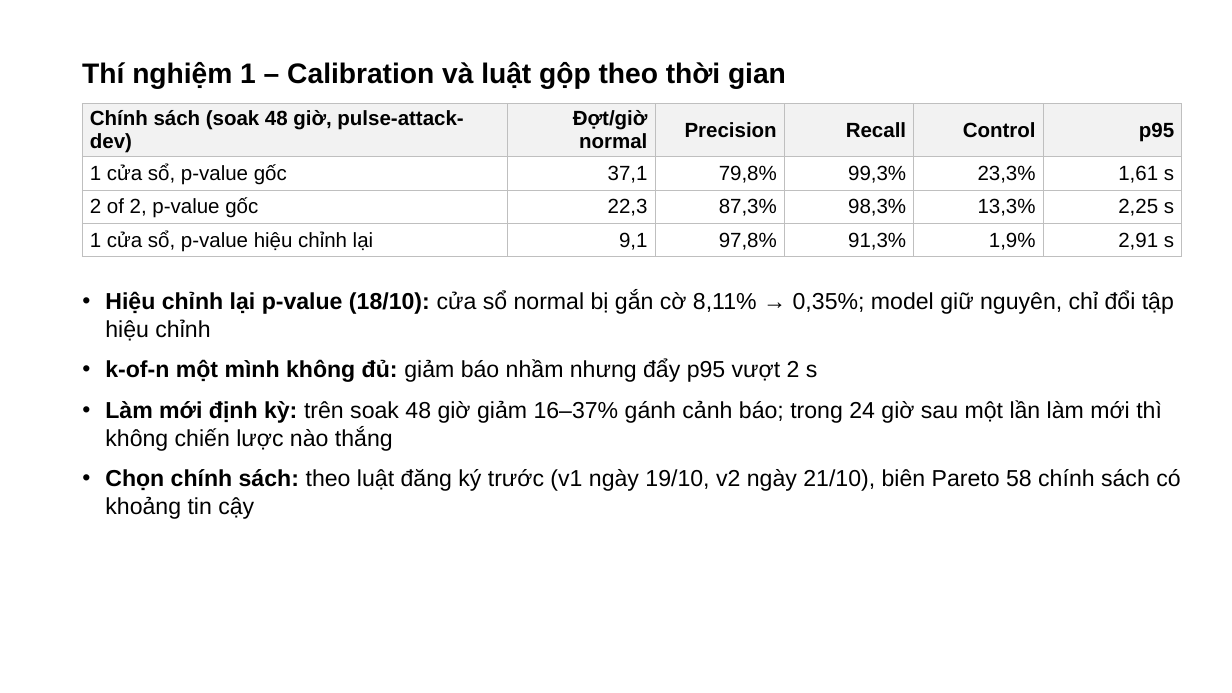
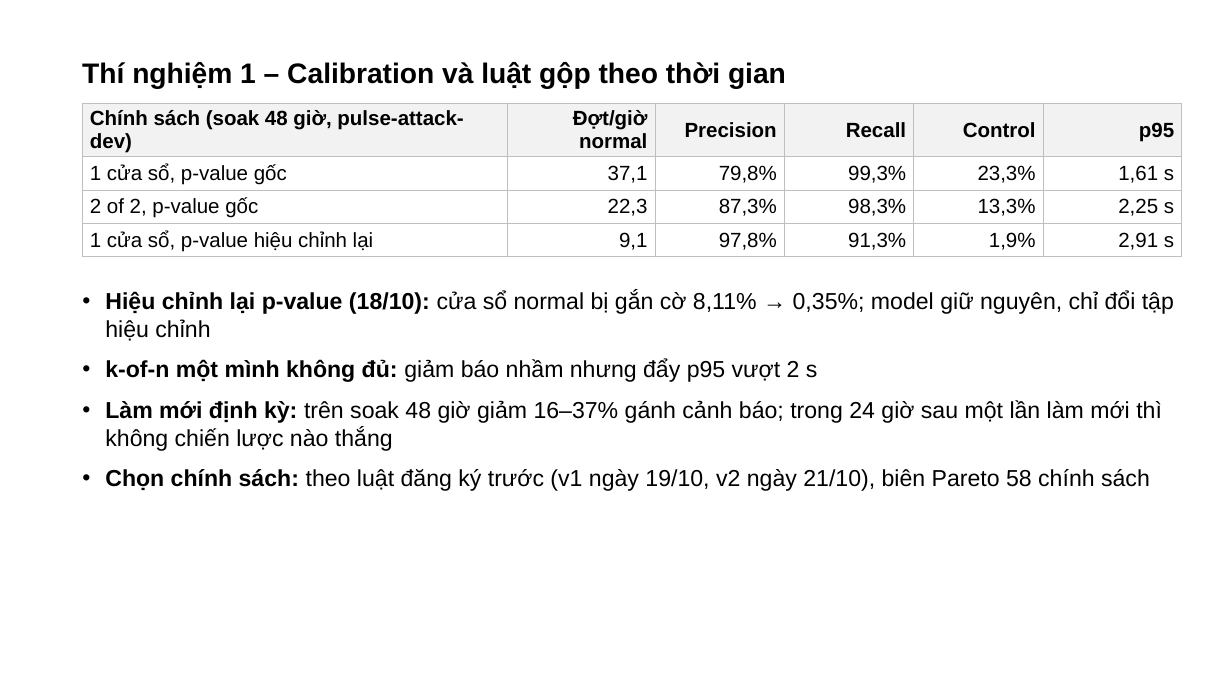
Before and after one commit to tndat-dev/eBPF-project, a slide deck: slide 4 of docs/Slide-runtime_security(23_10).pptx. Drawn at 1232x693 pixels with LibreOffice and Linux fonts; fonts in the diff are those of the drawing. Boxes give left, top, right and bottom in pixels: in the first picture for what was removed or moved away, otherwise in the second. Text is boxed around its words. In the diff, an @@ line names an element or a change of style, - is before the commit and + after.

```diff
--- a/docs/Slide-runtime_security(23_10).pptx
+++ b/docs/Slide-runtime_security(23_10).pptx
@@ text at (105, 469, 1150, 491): text changed @@
-• Chọn chính sách: theo luật đăng ký trước (v1 ngày 19/10, v2 ngày 21/10), biên Pareto 58 chính sách có khoảng tin cậy
+• Chọn chính sách: theo luật đăng ký trước (v1 ngày 19/10, v2 ngày 21/10), biên Pareto 58 chính sách
```
Also in this commit, not shown: 8 other slides changed, 2 slides added, 1 slide removed, 2 other files.
